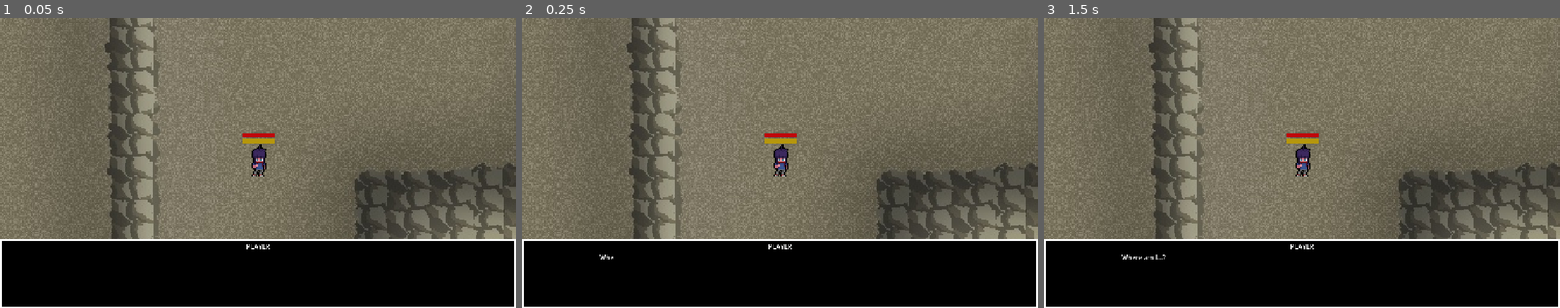
Above: before the commit, frames 1-3 (left to right).
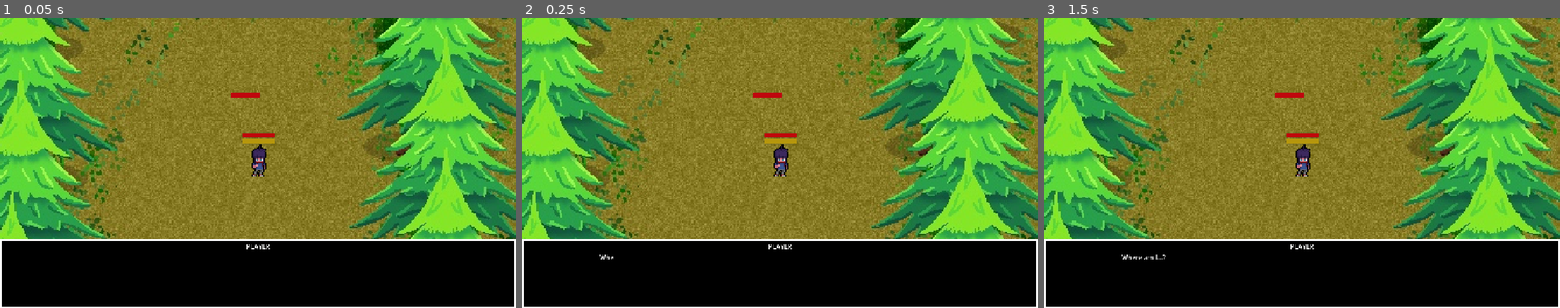
Above: after the commit, the same moments.

Repository: CAHSI-Game-Studios/CGS-project
Game: Godot game, scene res://games/gameA/scenes/game_a_scene_test.tscn
Two runs of this game, one before a commit and one after it. Both use one fixed random seed, a clock stepped at 60 frames per second and the inputs below. This scene is started directly instead of the project's main scene.
Inputs (mouse positions are in pixels of both pictures, inside the frame that each line leads up to):
- Up to frame 1 (0.05 s): no input
- Up to frame 2 (0.25 s): no input
- Up to frame 3 (1.5 s): tap Enter at 0.5 s; move the mouse to (1415, 148) at 0.52 s; hold D (move_right) 0.53-1.28 s; tap K (game_a_attack) at 0.6 s; click (1415, 148) at 0.67 s; tap Space at 1.25 s; move the mouse to (1198, 177) at 1.27 s; hold S (move_down) from 1.28 s (still down); tap I (game_a_blocking) at 1.35 s

The runs differ from the first frame. In frame 1, 76% of the frame differs, in the area x 0-100%, y 0-77%; in frame 2, 76%; in frame 3, 76%.

Commit message:
finish boss implementation

Diff:
--- a/src/games/gameA/scenes/GameAEnemy.tscn
+++ b/src/games/gameA/scenes/GameAEnemy.tscn
@@ -31,17 +31,25 @@
 [node name="CollisionShape2D" type="CollisionShape2D" parent="Hitbox" unique_id=1634634792]
 shape = SubResource("RectangleShape2D_6tu7v")
 
-[node name="UI" type="CanvasLayer" parent="." unique_id=957125623]
+[node name="UI" type="Control" parent="." unique_id=917282938]
+layout_mode = 3
+anchors_preset = 0
+offset_top = -12.0
+offset_bottom = -12.0
 
 [node name="HealthBar" type="ProgressBar" parent="UI" unique_id=1076545017]
-anchors_preset = 5
+layout_mode = 1
+anchors_preset = 8
 anchor_left = 0.5
+anchor_top = 0.5
 anchor_right = 0.5
-offset_left = -652.0
-offset_top = -14.0
-offset_right = -628.0
-offset_bottom = -10.0
+anchor_bottom = 0.5
+offset_left = -12.0
+offset_top = -2.0
+offset_right = 12.0
+offset_bottom = 2.0
 grow_horizontal = 2
+grow_vertical = 2
 theme_override_styles/fill = SubResource("StyleBoxFlat_njvlo")
 step = 5.0
 show_percentage = false
--- a/src/games/gameA/scenes/game_a_mage_boss.tscn
+++ b/src/games/gameA/scenes/game_a_mage_boss.tscn
@@ -8,18 +8,22 @@
 
 [node name="GameASkeletonBoss" unique_id=1796773824 instance=ExtResource("1_cf4ra")]
 script = ExtResource("2_8chql")
-prefereed_min_distance = 30.0
-preferred_max_distance = 80.0
+preferred_min_distance = 100.0
+preferred_max_distance = 150.0
+distance_margin = 40.0
 retreat_speed = 40.0
 strafe_speed = 30.0
-strafe_switch_min = 0.0
-strafe_switch_max = 0.0
+strafe_switch_min = 1.3
+strafe_switch_max = 3.0
 arrow_scene = ExtResource("3_boon8")
-arrow_damage = 10
+arrow_damage = 20
 shockwave_scene = ExtResource("4_cw3kn")
-shockwave_damage = 15
+shockwave_damage = 20
 orb_scene = ExtResource("5_kb2hc")
 orb_speed = 120.0
 orb_damage = 20
+windup_time = 0.2
+recovery_time = 0.5
 attack_cooldown = 0.5
 health = 100
+knockback_heavy_multiplier = 3.0
--- a/src/games/gameA/scenes/game_a_scene_test.tscn
+++ b/src/games/gameA/scenes/game_a_scene_test.tscn
@@ -6,15 +6,8 @@
 [node name="GameASceneTest" unique_id=2141663944 instance=ExtResource("1_vymsj")]
 
 [node name="Player" parent="." index="0" unique_id=102526350]
-position = Vector2(3628, 1027)
+position = Vector2(232, 1392)
 
-[node name="Skeleton" parent="Enemies" parent_id_path=PackedInt32Array(983519384) index="3" unique_id=1796773824 node_paths=PackedStringArray("player") instance=ExtResource("2_hbpco")]
+[node name="Skeleton" parent="Enemies" parent_id_path=PackedInt32Array(983519384) index="3" unique_id=1779614909 node_paths=PackedStringArray("player") instance=ExtResource("2_hbpco")]
 position = Vector2(3702, 912)
-preferred_min_distance = 50.0
-preferred_max_distance = 100.0
-distance_margin = 40.0
-retreat_speed = 30.0
-strafe_switch_min = 1.5
-strafe_switch_max = 3.5
 player = NodePath("../../Player")
-SPEED = 100.0
--- a/src/games/gameA/scripts/game_a_boss.gd
+++ b/src/games/gameA/scripts/game_a_boss.gd
@@ -108,11 +108,11 @@
 	recovery_timer = recovery_time
 
 
-func take_damage(amount : int) -> void:
+func take_damage(amount: int, direction: Vector2 = Vector2.ZERO, heavy: bool = false) -> void:
 	if is_dead():
 		return
 	# the parent class (GameAEnemy) handle the take_damage func.
-	super(amount)
+	super(amount, direction, heavy)
 
 # TODO
 func check_phase():
--- a/src/games/gameA/scripts/game_a_enemy.gd
+++ b/src/games/gameA/scripts/game_a_enemy.gd
@@ -11,6 +11,14 @@
 
 var can_chase: bool = true
 
+## ------- KNOCKBACK ----------------
+@export var knockback_light_speed: float = 200.0
+@export var knockback_heavy_speed: float = 400.0
+@export var knockback_friction: float = 800.0
+
+var knockback_velocity: Vector2 = Vector2.ZERO
+
+
 func _ready() -> void:
 	health_bar = get_health_bar()
 	if health_bar:
@@ -23,6 +31,10 @@
 	return get_node_or_null("UI/HealthBar")
 
 func _physics_process(delta: float) -> void:
+	if is_knocked_back():
+		update_knockback(delta)
+		return
+
 	if player == null:
 		return
 	update_behavior(delta)
@@ -32,17 +44,32 @@
 	# chase player
 	chase_target(player)
 
-func take_damage(amount):
-	if amount >= health:
-		health = 0
-		# the enemy is dead
+## ------- DAMAGE ----------------
+func take_damage(amount: int, direction: Vector2 = Vector2.ZERO, heavy: bool = false) -> void:
+	health = max(health - amount, 0)
+	if health_bar:
+		health_bar.value = health
+	if health == 0:
 		die()
-	else:
-		health -= amount
-	health_bar.value = health
+		return
+
+	apply_knockback(direction, heavy)
 
 func die():
 	queue_free()
+
+## ------- KNOCKBACK ----------------
+func apply_knockback(direction: Vector2, heavy: bool = false) -> void:
+	var speed := knockback_heavy_speed if heavy else knockback_light_speed
+	knockback_velocity = direction.normalized() * speed
+
+func update_knockback(delta: float) -> void:
+	velocity = knockback_velocity
+	move_and_slide()
+	knockback_velocity = knockback_velocity.move_toward(Vector2.ZERO, knockback_friction * delta)
+
+func is_knocked_back() -> bool:
+	return knockback_velocity != Vector2.ZERO
 
 ## ------- CHASE BEHAVIOR ----------------
 func chase_target(target : Node2D) -> void:
@@ -70,7 +97,7 @@
 	return space.intersect_ray(query).is_empty()
 
 func _on_navigation_agent_2d_velocity_computed(safe_velocity: Vector2) -> void:
-	if not can_chase:
+	if not can_chase or is_knocked_back():
 		return
 	velocity = safe_velocity
 	move_and_slide()
--- a/src/games/gameA/scripts/game_a_mage_boss.gd
+++ b/src/games/gameA/scripts/game_a_mage_boss.gd
@@ -35,9 +35,9 @@
 
 func _ready() -> void:
 	super()
-	#add_attack(attack_triple_shot, 50, 400)
-	#add_attack(attack_shockwave, 30, 50)
-	#add_attack(attack_homing_orb, 50, 400)
+	add_attack(attack_triple_shot, 50, 400)
+	add_attack(attack_shockwave, 30, 50)
+	add_attack(attack_homing_orb, 50, 400)
 
 ##TODO
 func move_between_attacks(delta : float) -> void:
@@ -128,14 +128,13 @@
 	var orb : GameAProjectile = orb_scene.instantiate()
 	orb.direction = global_position.direction_to(player.global_position)
 	orb.speed = orb_speed
-	orb_damage = orb_damage
+	orb.damage = orb_damage
 	orb.target = player
 	get_parent().add_child(orb)
 	orb.global_position = global_position
 
 	await wait(0.3)
 
-
 #--------------------------------------------------------------------
 func prepare_attack():
 	modulate = Color(1.0, 0.5, 0.5)
--- a/src/games/gameA/scripts/player.gd
+++ b/src/games/gameA/scripts/player.gd
@@ -346,13 +346,15 @@
 	if area.get_parent() == null: return
 	var enemy := area.get_parent()
 	if enemy is GameAEnemy:
-		enemy.take_damage(base_damage)
+		var direction = global_position.direction_to(enemy.global_position)
+		enemy.take_damage(base_damage, direction)
 
 func _on_heavy_attack_area_area_entered(area: Area2D) -> void:
 	if area.get_parent() == null: return
 	var enemy := area.get_parent()
 	if enemy is GameAEnemy:
-		enemy.take_damage(heavy_damage)
+		var direction = global_position.direction_to(enemy.global_position)
+		enemy.take_damage(heavy_damage, direction, true)
 
 func shoot():
 	var projectile: GameAProjectile = player_projectile_scene.instantiate()
--- a/src/games/gameA/scripts/projectile.gd
+++ b/src/games/gameA/scripts/projectile.gd
@@ -3,7 +3,7 @@
 
 var direction : Vector2 = Vector2.ZERO
 var speed : float = 250.0
-var damage : float = 1.9
+var damage : float = 2.0
 
 @export var life_time = 3.0
 
@@ -23,7 +23,7 @@
 func _on_area_entered(area : Area2D):
 	if area.get_parent() == null: return
 	var player := area.get_parent()
-	if player is CharacterBody2D:
+	if player is GameAPlayer:
 		player.take_damage(damage)
 	queue_free()
 
